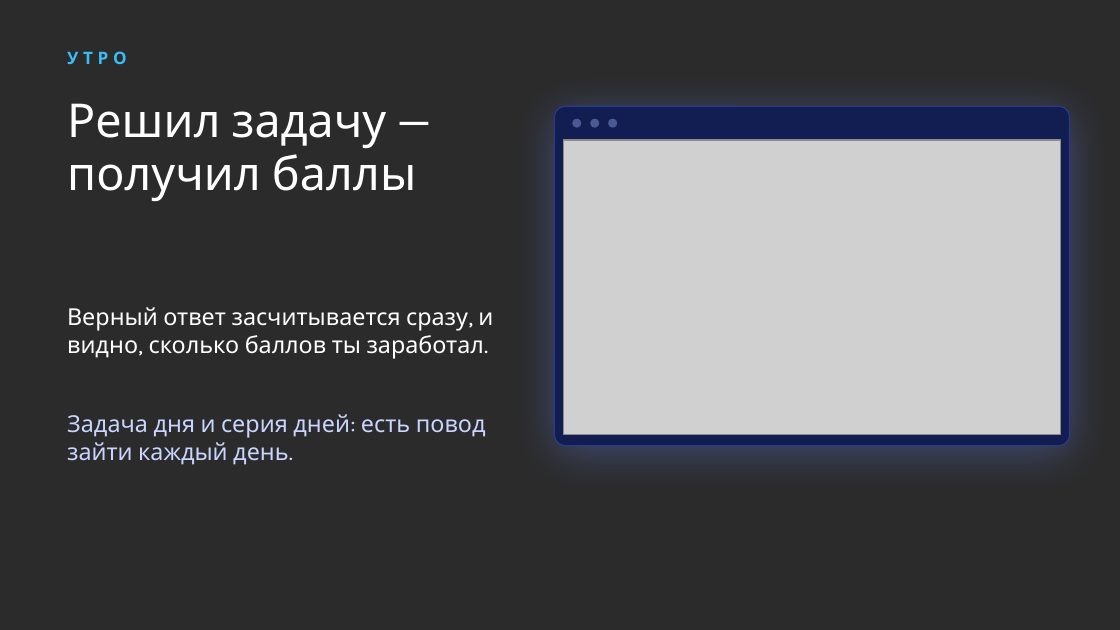
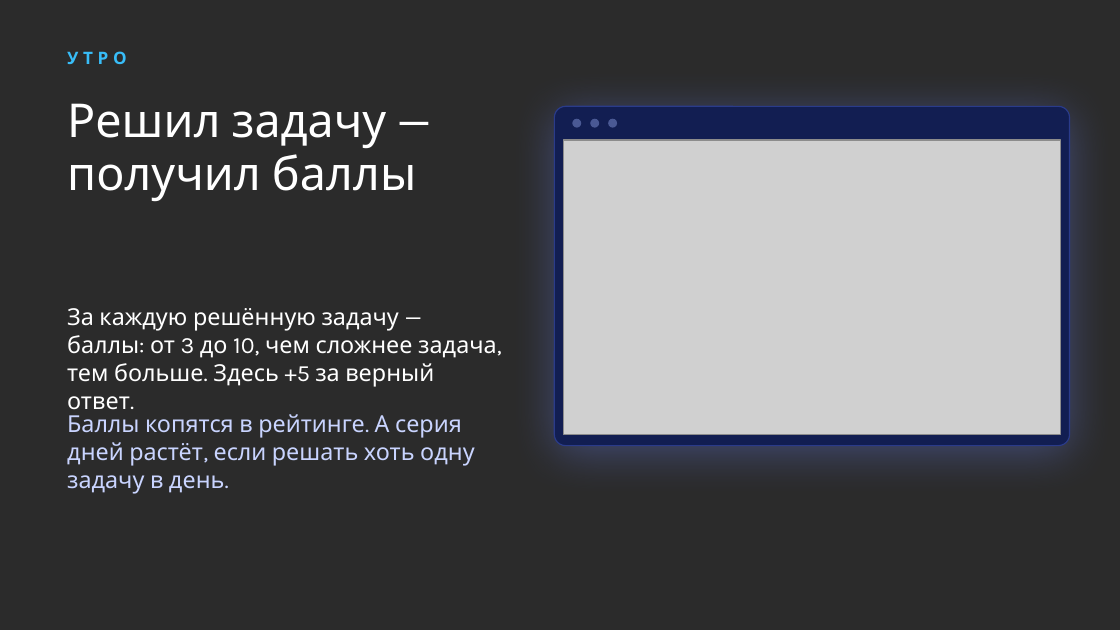
Before and after one commit to nagayevarsen/olymp-trainer, a slide deck: slide 2 of docs/handoff/olymp-trainer.pptx. Drawn at 1120x630 pixels with LibreOffice and Linux fonts; fonts in the diff are those of the drawing; grey boxes stand for pictures; background and template pictures are left out; a plain dark background stands for a picture behind light text. Boxes give left, top, right and bottom in pixels: in the first picture for what was removed or moved away, otherwise in the second. Text is boxed around its words. In the diff, an @@ line names an element or a change of style, - is before the commit and + after.

Commit message:
Презентация: слайд «Утро» объясняет, за что даются баллы

```diff
--- a/docs/handoff/olymp-trainer.pptx
+++ b/docs/handoff/olymp-trainer.pptx
@@ text at (67,308,497,416): text changed @@
-Верный ответ засчитывается сразу, и видно, сколько баллов ты заработал.
+За каждую решённую задачу — баллы: от 3 до 10, чем сложнее задача, тем больше. Здесь +5 за верный ответ.
@@ text at (67,414,475,494): text changed @@
-Задача дня и серия дней: есть повод зайти каждый день.
+Баллы копятся в рейтинге. А серия дней растёт, если решать хоть одну задачу в день.
```
